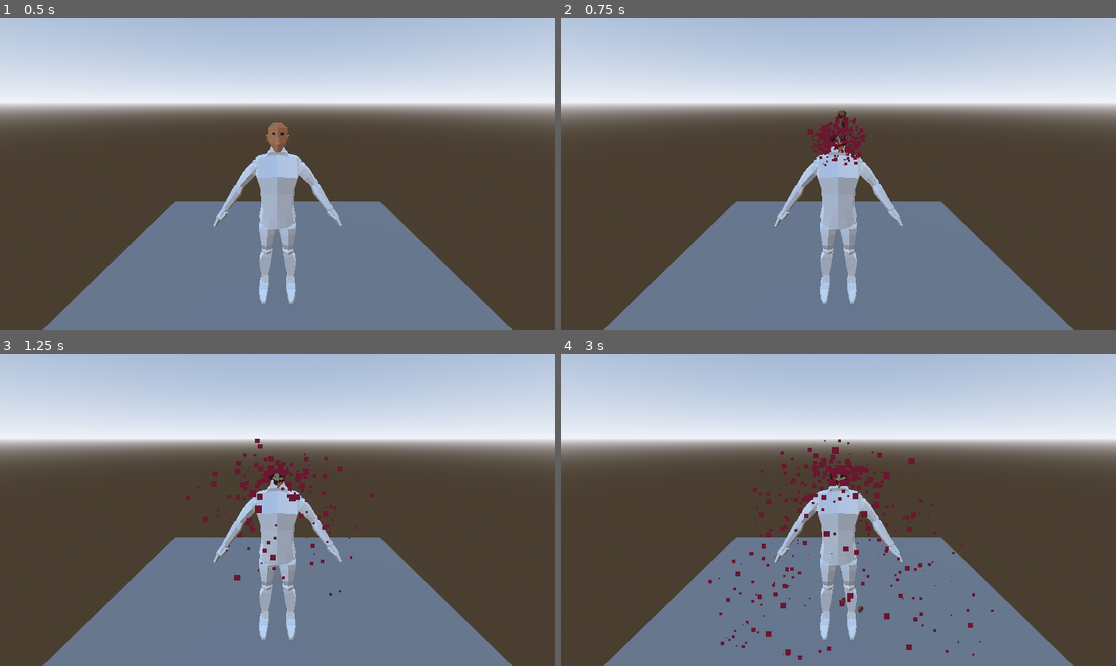
Above: before the commit, frames 1-4 (two rows, left to right).
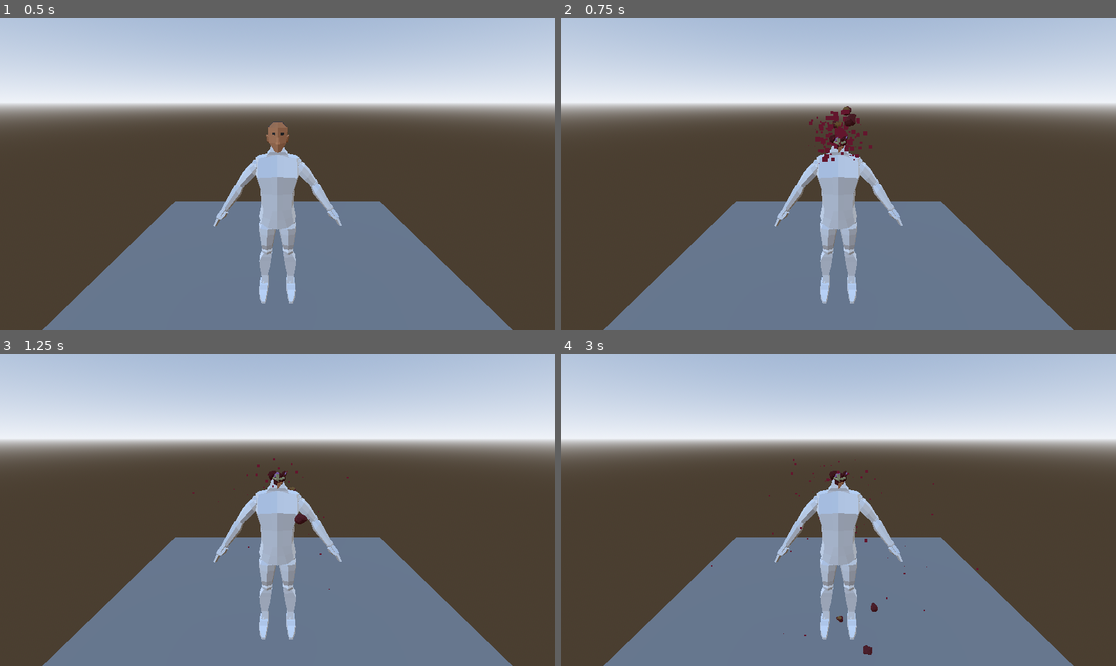
Above: after the commit, the same moments.

Repository: gamecolab-personal-projects/Godot_Dismemberment
Game: Godot game, scene res://scenes/test_world/TestWorld.tscn
The game is run twice, just before and just after one commit, with the same random seed, the same clock (stepped at 60 frames per second) and the same inputs.
Inputs (mouse positions are in pixels of both pictures, inside the frame that each line leads up to):
- Up to frame 1 (0.5 s): no input
- Up to frame 2 (0.75 s): tap Enter (ui_accept) at 0.5 s; move the mouse to (960, 158) at 0.52 s; click (960, 158) at 0.67 s
- Up to frame 3 (1.25 s): tap Enter (ui_accept) at 0.77 s
- Up to frame 4 (3 s): move the mouse to (727, 525) at 1.27 s; click (727, 525) at 1.42 s; tap Enter (ui_accept) at 1.52 s; move the mouse to (894, 441) at 2.02 s; click (894, 441) at 2.17 s; move the mouse to (810, 572) at 2.77 s; click (810, 572) at 2.92 s

Frame 1 is identical in both runs. In frame 2, 0.7% of the frame differs, in the area x 44-57%, y 28-48%; in frame 3, 1.1%; in frame 4, 2.0%, in the area x 26-78%, y 27-98%.

Commit message:
Mejora en el efecto del Head explosion, particulas mejoradas

Diff:
--- a/scenes/fullCharacterHeadExplosion/character.tscn
+++ b/scenes/fullCharacterHeadExplosion/character.tscn
@@ -1,53 +1,95 @@
-[gd_scene load_steps=9 format=3 uid="uid://ciivs4ehmc11w"]
+[gd_scene load_steps=14 format=3 uid="uid://ciivs4ehmc11w"]
 
 [ext_resource type="Script" uid="uid://c4ipr0pxa1sa2" path="res://scenes/fullCharacterHeadExplosion/character.gd" id="1_6cnqi"]
 [ext_resource type="PackedScene" uid="uid://pjul1f3p35uh" path="res://scenes/fullCharacterHeadExplosion/gib01.tscn" id="2_22ew4"]
 [ext_resource type="PackedScene" uid="uid://bpn73nai3mgvk" path="res://models/fullBodyHeadGibbed/fullBodyHeadGibbed.glb" id="2_k8juq"]
-[ext_resource type="PackedScene" uid="uid://drjvdhvu7vnay" path="res://scenes/particulas_sangre.tscn" id="3_k8juq"]
 [ext_resource type="PackedScene" uid="uid://34atkq3oh42r" path="res://scenes/fullCharacterHeadExplosion/gib03.tscn" id="3_ys52b"]
 
 [sub_resource type="Curve" id="Curve_x2wk7"]
 _limits = [0.0, 5.0, 0.0, 1.0]
-_data = [Vector2(0, 5), 0.0, 0.0, 0, 0, Vector2(0.3074324, 3.8499343), 0.0, 0.0, 0, 0, Vector2(1, 0), 0.0, 0.0, 0, 0]
+_data = [Vector2(0, 2.0495188), 0.0, 0.0, 0, 0, Vector2(0.35135135, 1.8707018), 0.0, 0.0, 0, 0, Vector2(1, 0), 0.0, 0.0, 0, 0]
 point_count = 3
 
-[sub_resource type="CurveTexture" id="CurveTexture_p4cm6"]
+[sub_resource type="CurveTexture" id="CurveTexture_22ew4"]
 curve = SubResource("Curve_x2wk7")
 
-[sub_resource type="ParticleProcessMaterial" id="ParticleProcessMaterial_k8juq"]
+[sub_resource type="ParticleProcessMaterial" id="ParticleProcessMaterial_22ew4"]
 particle_flag_align_y = true
-angle_min = -69.49999
-angle_max = 69.500015
+angle_min = -720.0
+angle_max = 720.0
 direction = Vector3(0, 1, 0)
 spread = 180.0
 initial_velocity_min = 1.0
 initial_velocity_max = 2.0
 scale_min = 0.0
+scale_curve = SubResource("CurveTexture_22ew4")
+
+[sub_resource type="StandardMaterial3D" id="StandardMaterial3D_p4t7a"]
+albedo_color = Color(0.5719821, 0.026297066, 0.17230344, 1)
+billboard_mode = 1
+billboard_keep_scale = true
+
+[sub_resource type="QuadMesh" id="QuadMesh_ys52b"]
+material = SubResource("StandardMaterial3D_p4t7a")
+size = Vector2(0.05, 0.05)
+
+[sub_resource type="Curve" id="Curve_22ew4"]
+_limits = [0.0, 7.0, 0.0, 1.0]
+_data = [Vector2(0, 7), 0.0, 0.0, 0, 0, Vector2(0.3175676, 4.872077), 0.0, 0.0, 0, 0, Vector2(1, 0), 0.0, 0.0, 0, 0]
+point_count = 3
+
+[sub_resource type="CurveTexture" id="CurveTexture_p4cm6"]
+curve = SubResource("Curve_22ew4")
+
+[sub_resource type="ParticleProcessMaterial" id="ParticleProcessMaterial_xrcjm"]
+particle_flag_align_y = true
+emission_shape = 1
+emission_sphere_radius = 0.4
+angle_min = -720.0
+angle_max = 720.0
+direction = Vector3(0, 1, 0)
+spread = 180.0
+initial_velocity_min = 0.29999998
+initial_velocity_max = 0.5
+gravity = Vector3(0, 0, 0)
+scale_min = 0.0
 scale_curve = SubResource("CurveTexture_p4cm6")
+
+[sub_resource type="QuadMesh" id="QuadMesh_5jg8o"]
+material = SubResource("StandardMaterial3D_p4t7a")
+size = Vector2(0.05, 0.05)
 
 [node name="Character" type="CharacterBody3D"]
 script = ExtResource("1_6cnqi")
 gib_scenes = Array[PackedScene]([ExtResource("2_22ew4"), ExtResource("3_ys52b")])
-gib_count = 2
+gib_count = 4
 
 [node name="fullBodyHeadGibbed" parent="." instance=ExtResource("2_k8juq")]
 
 [node name="HeadOrigin" type="Marker3D" parent="fullBodyHeadGibbed/cabeza_intacta" index="6"]
 transform = Transform3D(1, 0, 0, 0, 1, 0, 0, 0, 1, 0, 2.691109, 0)
 
-[node name="ParticulasSangre" parent="." instance=ExtResource("3_k8juq")]
+[node name="ParticulasSangre" type="GPUParticles3D" parent="."]
 transform = Transform3D(1, 0, 0, 0, 1, 0, 0, 0, 1, 0, 2.635871, 0)
-amount = 1000
+emitting = false
+amount = 200
 lifetime = 3.0
-process_material = SubResource("ParticleProcessMaterial_k8juq")
+one_shot = true
+visibility_aabb = AABB(-1, -5.996259, -1, 2, 6.996259, 2)
+process_material = SubResource("ParticleProcessMaterial_22ew4")
+draw_pass_1 = SubResource("QuadMesh_ys52b")
 
-[node name="ParticulasSangreExplosion" parent="." instance=ExtResource("3_k8juq")]
+[node name="ParticulasSangreExplosion" type="GPUParticles3D" parent="."]
 transform = Transform3D(1, 0, 0, 0, 1, 0, 0, 0, 1, 0, 2.6231494, 0)
-amount = 300
-lifetime = 0.3
+emitting = false
+amount = 200
+lifetime = 0.2
+one_shot = true
 preprocess = 0.05
-speed_scale = 0.5
+speed_scale = 0.3
 explosiveness = 1.0
-process_material = SubResource("ParticleProcessMaterial_k8juq")
+visibility_aabb = AABB(-1, -5.996259, -1, 2, 6.996259, 2)
+process_material = SubResource("ParticleProcessMaterial_xrcjm")
+draw_pass_1 = SubResource("QuadMesh_5jg8o")
 
 [editable path="fullBodyHeadGibbed"]
--- a/scenes/particulas_sangre.tscn
+++ b/scenes/particulas_sangre.tscn
@@ -19,7 +19,6 @@
 scale_curve = SubResource("CurveTexture_p4cm6")
 
 [sub_resource type="StandardMaterial3D" id="StandardMaterial3D_p4t7a"]
-transparency = 1
 albedo_color = Color(0.6172312, 0.031172795, 0.18993333, 1)
 billboard_mode = 1
 billboard_keep_scale = true
